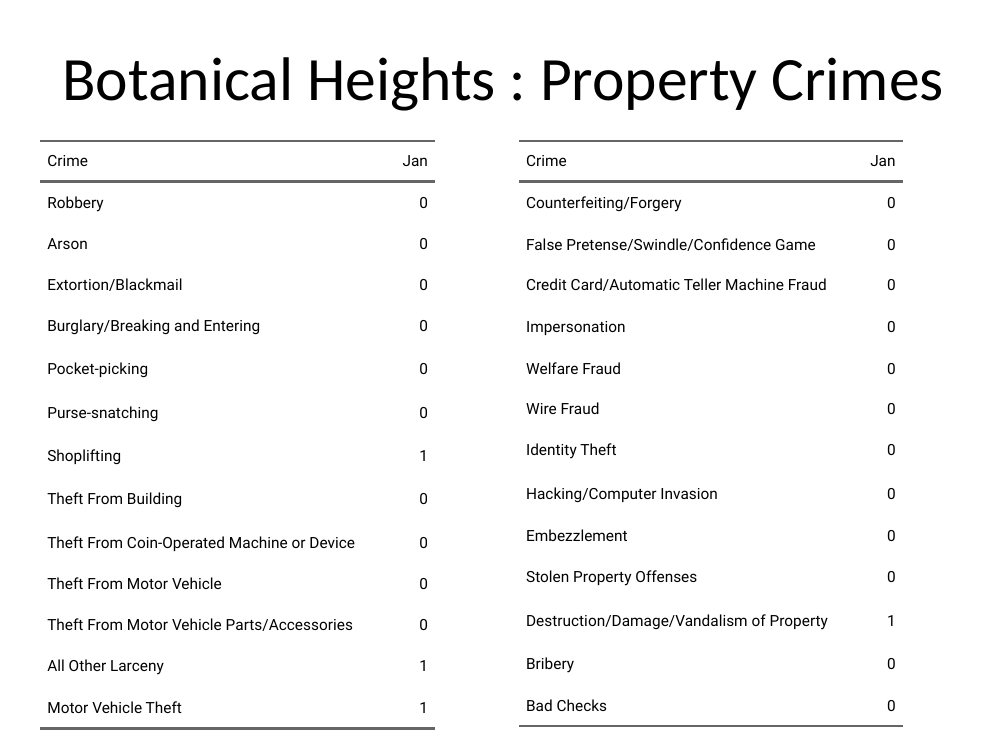
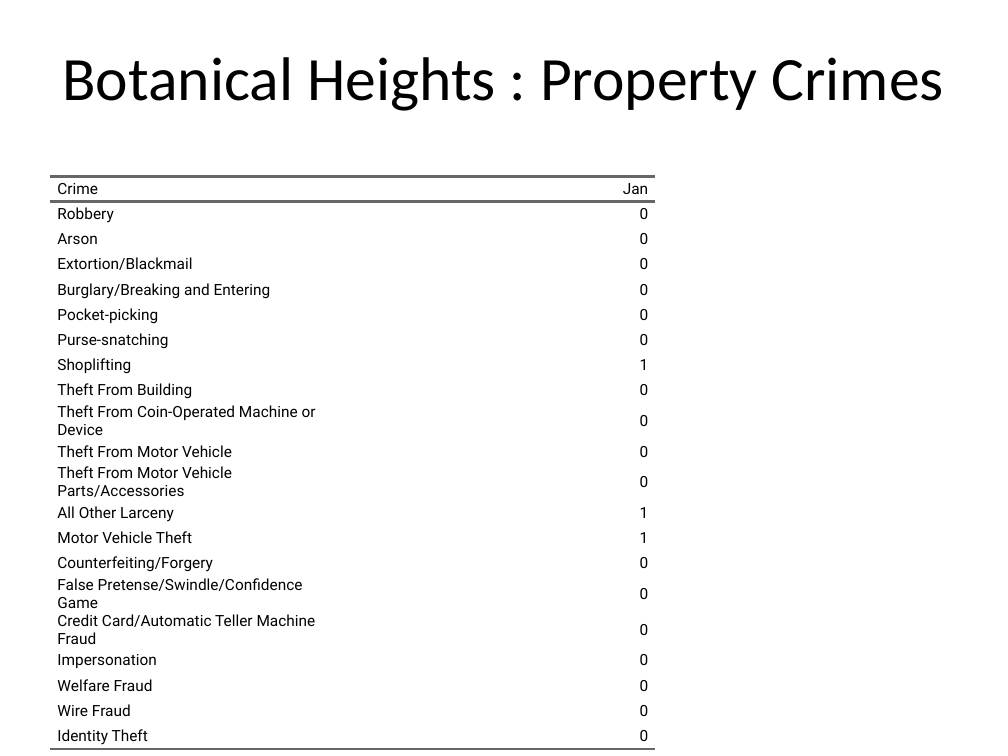
Before and after one commit to wumcrc/monthly-crime-reports, a slide deck: slide 11 of NIBRS/results/test.pptx (slide 10 before the commit). Drawn at 1008x756 pixels with LibreOffice and Linux fonts; fonts in the diff are those of the drawing. Boxes give left, top, right and bottom in pixels: in the first picture for what was removed or moved away, otherwise in the second. Text is boxed around its words. In the diff, an @@ line names an element or a change of style, - is before the commit and + after.

```diff
--- a/NIBRS/results/test.pptx
+++ b/NIBRS/results/test.pptx
@@ table removed at (x1=519, y1=141, x2=902, y2=715), 14 rows, 2 columns @@
-Crime | Jan
-Counterfeiting/Forgery | 0
-False Pretense/Swindle/Confidence Game | 0
-Credit Card/Automatic Teller Machine Fraud | 0
-Impersonation | 0
-Welfare Fraud | 0
-Wire Fraud | 0
-Identity Theft | 0
-Hacking/Computer Invasion | 0
-Embezzlement | 0
-Stolen Property Offenses | 0
-Destruction/Damage/Vandalism of Property | 1
-Bribery | 0
-Bad Checks | 0
@@ table at (x1=50, y1=176, x2=655, y2=749) @@
+row 15: Counterfeiting/Forgery | 0
+row 16: False Pretense/Swindle/Confidence Game | 0
+row 17: Credit Card/Automatic Teller Machine Fraud | 0
+row 18: Impersonation | 0
+row 19: Welfare Fraud | 0
+row 20: Wire Fraud | 0
+row 21: Identity Theft | 0
@@ table resized from (x1=40, y1=141, x2=434, y2=717) to (x1=50, y1=176, x2=655, y2=749) @@
```
Also in this commit, not shown: 11 other slides changed, 3 slides added, 1 other file.
